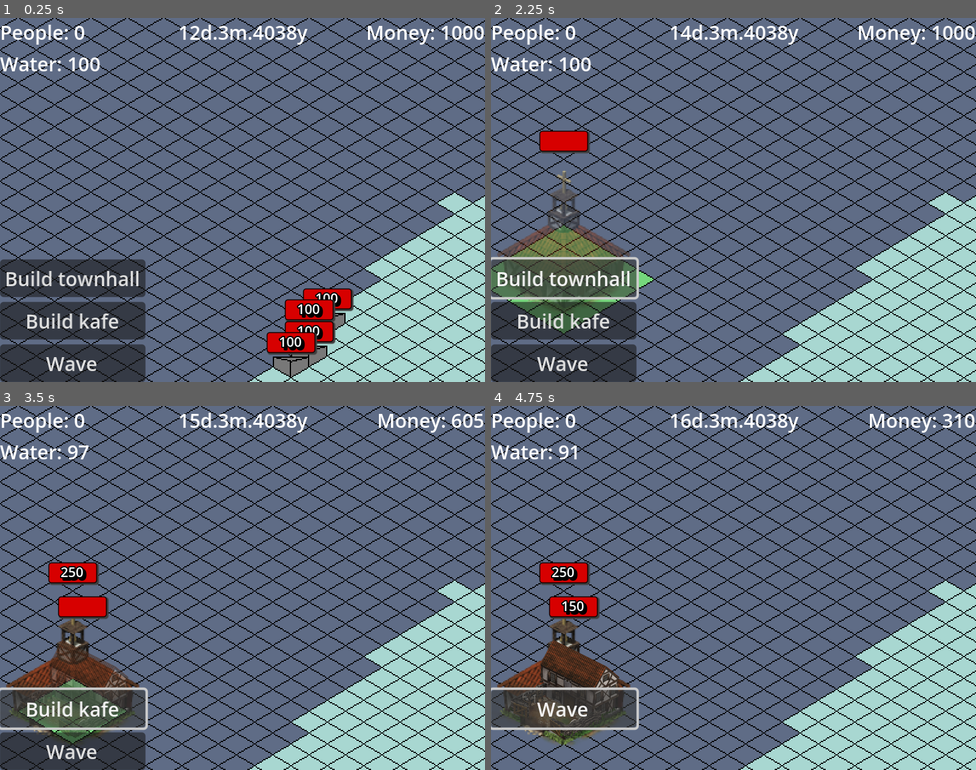
Above: before the commit, frames 1-4 (two rows, left to right).
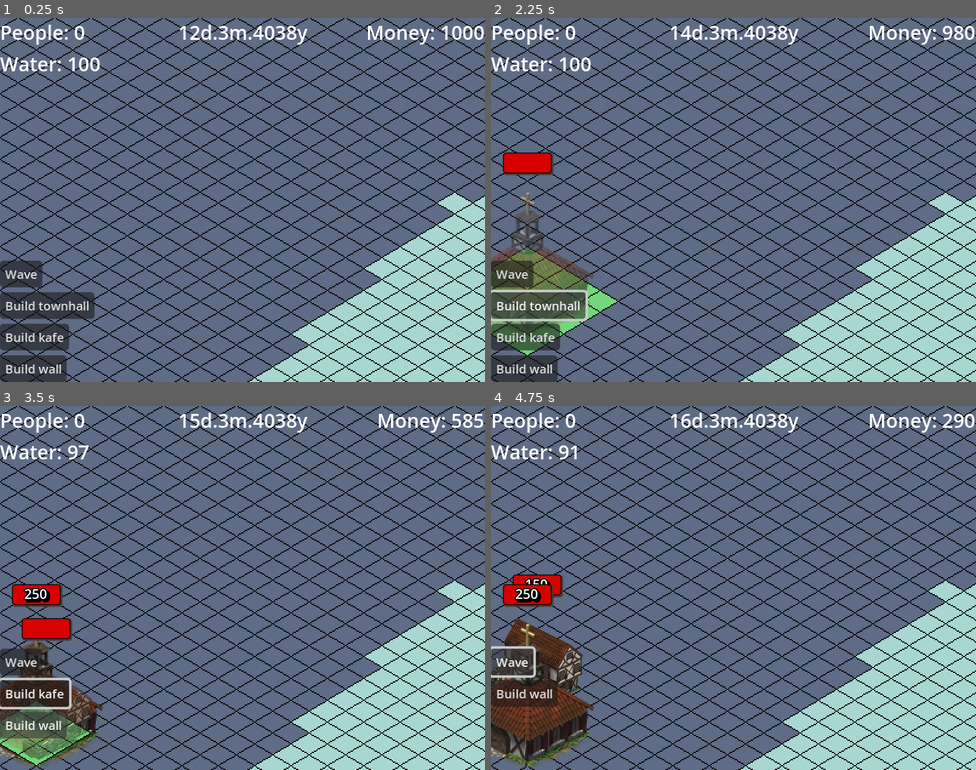
Above: after the commit, the same moments.

Repository: BurntRobot/artifical_heart_at_the_water-s_edge
Game: Godot game, scene res://world.tscn
Two runs of this game, one before a commit and one after it. Both use one fixed random seed, a clock stepped at 60 frames per second and the inputs below.
Inputs (mouse positions are in pixels of both pictures, inside the frame that each line leads up to):
- Up to frame 1 (0.25 s): no input
- Up to frame 2 (2.25 s): click "Wave" at 0.5 s; click (524, 367) at 1.25 s, where only the run after the commit has a clickable "Build wall"; click "Build townhall" at 2 s
- Up to frame 3 (3.5 s): click "Build kafe" at 2.75 s
- Up to frame 4 (4.75 s): click "Build kafe" at 3.5 s; click "Wave" at 4.25 s

The runs differ from the first frame. In frame 1, 9.0% of the frame differs, in the area x 0-73%, y 66-100%; in frame 2, 12%, in the area x 0-100%, y 2-100%; in frame 3, 11%; in frame 4, 9.9%.

Commit message:
Fixed a bug with building placement.
Added water gor buildings.

Diff:
--- a/Buildings/building.gd
+++ b/Buildings/building.gd
@@ -8,6 +8,9 @@
 @onready var health_bar: ProgressBar = $HealthBar
 @onready var health_label: Label = $HealthBar/Label
 @onready var area_2d: Area2D = $Area2D
+@onready var water_label: Label = $InfoPanel/MarginContainer/VBoxContainer/WaterLabel
+@onready var info_panel: PanelContainer = $InfoPanel
+@onready var label: Label = $InfoPanel/MarginContainer/VBoxContainer/Label
 
 @export var water_in_day = 1
 @export var building_cost: int = 400
@@ -15,6 +18,7 @@
 @export var health: int = 250
 var current_health: int
 
+var is_working = true
 
 var rotated: bool = false
 var can_build: bool = true
@@ -23,6 +27,9 @@
 signal _on_check_free_water(_tile_map: Array[Vector2i])
 signal built
 
+const tile_size: Vector2 = Vector2(30, 18)
+const tile_size_2: Vector2 = Vector2(15, 9)
+
 func _ready() -> void:
 	CityResources._on_next_day.connect(_next_day)
 	CityResources._on_next_month.connect(_next_month)
@@ -30,11 +37,15 @@
 	health_bar.max_value = health
 	current_health = health
 	health_bar.value = current_health
+	label.text = self.name
 
 func _physics_process(_delta: float) -> void:
 	if not is_built:
-		if position != get_global_mouse_position().snapped(Vector2(30, 18)):
-			position = get_global_mouse_position().snapped(Vector2(30, 18))
+		var near_position = snap_iso(get_global_mouse_position(), tile_size)
+		if position != near_position:
+			position = near_position
+		#if position != get_global_mouse_position().snapped(tile_size):
+		#	position = get_global_mouse_position().snapped(tile_size)
 		if CityResources.money - building_cost < 0 or CityResources.water < water_in_day:
 			sprite.self_modulate = Color('ff000089')
 			base._set_all_tiles_to_red()
@@ -54,6 +65,14 @@
 		if current_health <= 0:
 			queue_free()
 
+func snap_iso(pos: Vector2, tile_size_var: Vector2) -> Vector2:
+	var half_tile_size: Vector2 = tile_size_var * 0.5
+
+	var grid_x: float = round((pos.x / half_tile_size.x + pos.y / half_tile_size.y) * 0.5)
+	var grid_y: float = round((pos.y / half_tile_size.y - pos.x / half_tile_size.x) * 0.5)
+
+	return Vector2(grid_x-grid_y, grid_x+grid_y) * half_tile_size
+
 func _input(event: InputEvent) -> void:
 	if not is_built:
 		if event.is_action_pressed("rotate"):
@@ -62,6 +81,7 @@
 			if CityResources.money - building_cost >= 0 and can_build:
 				_build()
 				built.emit()
+				water_label.text = "Water per day: " + str(water_in_day)
 			else:
 				animation_player.play("cant_build")
 
@@ -81,12 +101,22 @@
 		area_2d.input_pickable = true
 	if is_built:
 		if CityResources.water >= water_in_day:
+			is_working = true
+			$Sprite.self_modulate = Color(1.0, 1.0, 1.0, 1.0)
 			CityResources.water -= water_in_day
+			water_label.text = "Water per day: " + str(water_in_day)
 		else:
-			pass # if water down deactivate
+			is_working = false
+			$Sprite.self_modulate = Color(0.349, 0.349, 0.349, 1.0)
 func _next_month(): pass
 
 func set_red_places(_red_tiles: Array[Vector2i]):
 	can_build = false
 	for _tile in _red_tiles:
 		base.set_cell(_tile, 0, Vector2(3, 0))
+
+func _on_area_2d_mouse_entered() -> void:
+	info_panel.show()
+
+func _on_area_2d_mouse_exited() -> void:
+	info_panel.hide()
--- a/Buildings/building.tscn
+++ b/Buildings/building.tscn
@@ -47,6 +47,22 @@
 "values": [Color(1, 0, 0, 0.5372549), Color(18.892157, 0, 0, 0.78431374), Color(1, 0, 0, 0.5372549)]
 }
 
+[sub_resource type="Animation" id="Animation_68qpb"]
+resource_name = "not_working"
+length = 0.2
+tracks/0/type = "value"
+tracks/0/imported = false
+tracks/0/enabled = true
+tracks/0/path = NodePath("Sprite:self_modulate")
+tracks/0/interp = 1
+tracks/0/loop_wrap = true
+tracks/0/keys = {
+"times": PackedFloat32Array(0, 0.16666667),
+"transitions": PackedFloat32Array(1, 1),
+"update": 0,
+"values": [Color(1, 1, 1, 1), Color(0.34901962, 0.34901962, 0.34901962, 1)]
+}
+
 [sub_resource type="Animation" id="Animation_hr4wu"]
 resource_name = "start_building"
 length = 0.2
@@ -76,11 +92,29 @@
 "values": [Color(1, 1, 1, 0.5372549), Color(1, 1, 1, 1)]
 }
 
+[sub_resource type="Animation" id="Animation_cmri4"]
+resource_name = "started_working"
+length = 0.2
+tracks/0/type = "value"
+tracks/0/imported = false
+tracks/0/enabled = true
+tracks/0/path = NodePath("Sprite:self_modulate")
+tracks/0/interp = 1
+tracks/0/loop_wrap = true
+tracks/0/keys = {
+"times": PackedFloat32Array(0, 0.16666667),
+"transitions": PackedFloat32Array(1, 1),
+"update": 0,
+"values": [Color(0.35, 0.35, 0.35, 1), Color(1, 1, 1, 1)]
+}
+
 [sub_resource type="AnimationLibrary" id="AnimationLibrary_xt25x"]
 _data = {
 &"RESET": SubResource("Animation_xt25x"),
 &"cant_build": SubResource("Animation_iorng"),
-&"start_building": SubResource("Animation_hr4wu")
+&"not_working": SubResource("Animation_68qpb"),
+&"start_building": SubResource("Animation_hr4wu"),
+&"started_working": SubResource("Animation_cmri4")
 }
 
 [sub_resource type="StyleBoxFlat" id="StyleBoxFlat_hr4wu"]
@@ -121,6 +155,9 @@
 shadow_color = Color(0, 0, 0, 1)
 shadow_offset = Vector2(2, 2)
 
+[sub_resource type="LabelSettings" id="LabelSettings_xt25x"]
+font_size = 12
+
 [node name="Building" type="Node2D"]
 script = ExtResource("1_282m8")
 
@@ -160,4 +197,37 @@
 [node name="Area2D" type="Area2D" parent="."]
 input_pickable = false
 
-[node name="CollisionShape2D" type="CollisionShape2D" parent="Area2D"]
+[node name="CollisionShape2D" type="CollisionPolygon2D" parent="Area2D"]
+
+[node name="BaseArea" type="Area2D" parent="."]
+
+[node name="CollisionPolygon2D" type="CollisionPolygon2D" parent="BaseArea"]
+
+[node name="InfoPanel" type="PanelContainer" parent="."]
+visible = false
+offset_right = 96.0
+offset_bottom = 42.0
+theme_override_styles/panel = SubResource("StyleBoxFlat_hr4wu")
+
+[node name="MarginContainer" type="MarginContainer" parent="InfoPanel"]
+layout_mode = 2
+theme_override_constants/margin_left = 4
+theme_override_constants/margin_right = 4
+theme_override_constants/margin_bottom = 4
+
+[node name="VBoxContainer" type="VBoxContainer" parent="InfoPanel/MarginContainer"]
+layout_mode = 2
+theme_override_constants/separation = -4
+
+[node name="Label" type="Label" parent="InfoPanel/MarginContainer/VBoxContainer"]
+layout_mode = 2
+text = "111"
+horizontal_alignment = 1
+
+[node name="WaterLabel" type="Label" parent="InfoPanel/MarginContainer/VBoxContainer"]
+layout_mode = 2
+text = "Water per day:"
+label_settings = SubResource("LabelSettings_xt25x")
+
+[connection signal="mouse_entered" from="Area2D" to="." method="_on_area_2d_mouse_entered"]
+[connection signal="mouse_exited" from="Area2D" to="." method="_on_area_2d_mouse_exited"]
--- a/Buildings/kafe.gd
+++ b/Buildings/kafe.gd
@@ -20,7 +20,7 @@
 func _on_area_2d_input_event(_viewport: Node, event: InputEvent, _shape_idx: int) -> void:
 	if not is_built:
 		pass
-	elif is_built and not is_deactivated:
+	elif is_built and not is_deactivated and is_working:
 		if event.is_action_pressed("build"):
 			_on_click.emit()
 
--- a/Buildings/kafe.tscn
+++ b/Buildings/kafe.tscn
@@ -1,11 +1,8 @@
-[gd_scene load_steps=5 format=4 uid="uid://dncsh5vk6ho6w"]
+[gd_scene load_steps=4 format=4 uid="uid://dncsh5vk6ho6w"]
 
 [ext_resource type="PackedScene" uid="uid://cyqa3xdmnxit8" path="res://Buildings/building.tscn" id="1_tqoex"]
 [ext_resource type="Texture2D" uid="uid://dxawsqfait5iy" path="res://Buildings/barracks/renders/idle/45/000.png" id="2_8hs10"]
 [ext_resource type="Script" uid="uid://cahhpgukdsyca" path="res://Buildings/kafe.gd" id="2_0680k"]
-
-[sub_resource type="RectangleShape2D" id="RectangleShape2D_0680k"]
-size = Vector2(75, 64)
 
 [node name="Kafe" instance=ExtResource("1_tqoex")]
 script = ExtResource("2_0680k")
@@ -29,12 +26,21 @@
 
 [node name="CollisionShape2D" parent="Area2D" index="0"]
 position = Vector2(1.5, -15)
-shape = SubResource("RectangleShape2D_0680k")
+polygon = PackedVector2Array(-1.5, 42, -46.5, 15, -45.5, 5, -20.5, -8, -20.5, -24, -10.5, -44, 33.5, -22, 43.5, -14, 43.5, 2, 39.5, 4, 39.5, 13, 42.5, 15)
 
 [node name="CountdownLabel" type="Label" parent="." index="7"]
-offset_left = 35.0
-offset_top = -59.0
-offset_right = 75.0
-offset_bottom = -36.0
+offset_left = -44.0
+offset_top = -62.0
+offset_right = -4.0
+offset_bottom = -39.0
+
+[node name="CollisionPolygon2D" parent="BaseArea" index="0"]
+polygon = PackedVector2Array(0, 26, -45, 0, 0, -28, 44, -1)
+
+[node name="InfoPanel" parent="." index="9"]
+offset_left = 30.0
+offset_top = -86.0
+offset_right = 126.0
+offset_bottom = -44.0
 
 [connection signal="input_event" from="Area2D" to="." method="_on_area_2d_input_event"]
--- a/Buildings/town_hall.gd
+++ b/Buildings/town_hall.gd
@@ -3,5 +3,5 @@
 
 func _next_day():
 	super._next_day()
-	if is_built:
+	if is_built and is_working:
 		CityResources.money += 5 #TODO: *workers
--- a/Buildings/town_hall.tscn
+++ b/Buildings/town_hall.tscn
@@ -20,3 +20,22 @@
 offset_top = -123.0
 offset_right = 20.0
 offset_bottom = -106.0
+
+[node name="Area2D" parent="." index="6"]
+visible = false
+
+[node name="CollisionShape2D" parent="Area2D" index="0"]
+position = Vector2(-1.5, -25)
+polygon = PackedVector2Array(-47.5, 26, -47.5, 2, -11.5, -20, -10.5, -32, 1.5, -66, 13.5, -32, 13.5, -20, 54.5, 3, 50.5, 25, 1.5, 52)
+
+[node name="BaseArea" parent="." index="7"]
+visible = false
+
+[node name="CollisionPolygon2D" parent="BaseArea" index="0"]
+polygon = PackedVector2Array(0, 44, -75, -1, 0, -46, 75, -1)
+
+[node name="InfoPanel" parent="." index="8"]
+offset_left = 16.0
+offset_top = -91.0
+offset_right = 112.0
+offset_bottom = -49.0
--- a/Buildings/wall.gd
+++ b/Buildings/wall.gd
@@ -1,2 +1,9 @@
 extends Building
 class_name Wall
+
+
+func _on_area_2d_mouse_entered() -> void:
+	pass
+
+func _on_area_2d_mouse_exited() -> void:
+	pass
--- a/Buildings/wall.tscn
+++ b/Buildings/wall.tscn
@@ -1,19 +1,38 @@
-[gd_scene load_steps=3 format=3 uid="uid://b6lxut7b4p3of"]
+[gd_scene load_steps=4 format=3 uid="uid://b6lxut7b4p3of"]
 
 [ext_resource type="PackedScene" uid="uid://cyqa3xdmnxit8" path="res://Buildings/building.tscn" id="1_cr1d3"]
 [ext_resource type="Script" uid="uid://b68rkufov2exd" path="res://Buildings/wall.gd" id="2_iky6s"]
+[ext_resource type="Texture2D" uid="uid://1mpyq8qovkhu" path="res://Buildings/wall_sprite.png" id="3_q0wqe"]
 
 [node name="Wall" instance=ExtResource("1_cr1d3")]
 script = ExtResource("2_iky6s")
 water_in_day = 0
-building_cost = 200
+building_cost = 20
 health = 100
 
 [node name="Base" parent="." index="0"]
-tile_map_data = PackedByteArray(0, 0, 255, 255, 0, 0, 0, 0, 4, 0, 0, 0, 0, 0)
+tile_map_data = PackedByteArray(0, 0, 255, 255, 0, 0, 0, 0, 2, 0, 0, 0, 0, 0)
+
+[node name="Sprite" parent="." index="2"]
+position = Vector2(0, -5)
+texture = ExtResource("3_q0wqe")
+region_rect = Rect2(120, 0, 30, 18)
 
 [node name="HealthBar" parent="." index="5"]
+visible = false
 offset_left = -20.0
 offset_top = -29.0
 offset_right = 20.0
 offset_bottom = -12.0
+
+[node name="Area2D" parent="." index="6"]
+visible = false
+
+[node name="CollisionShape2D" parent="Area2D" index="0"]
+polygon = PackedVector2Array(-15, 0, -15, -9, 0, -17, 15, -9, 15, 0, 0, 9)
+
+[node name="BaseArea" parent="." index="7"]
+visible = false
+
+[node name="CollisionPolygon2D" parent="BaseArea" index="0"]
+polygon = PackedVector2Array(-15, 0, 0, 9, 15, 0, 0, -9)
--- a/Map/map.gd
+++ b/Map/map.gd
@@ -80,3 +80,7 @@
 	for child in get_children():
 		if child is Kafe and child.is_built:
 			child.deactivate_for_a_month()
+
+func _on_test_build_4_pressed() -> void:
+	var wall = buildings_scenes[2].instantiate()
+	add_child(wall)
--- a/world.tscn
+++ b/world.tscn
@@ -26,7 +26,7 @@
 [node name="Map" type="Node2D" parent="Game"]
 y_sort_enabled = true
 script = ExtResource("1_aqk2v")
-buildings_scenes = Array[PackedScene]([ExtResource("2_036b0"), ExtResource("3_wse8f")])
+buildings_scenes = Array[PackedScene]([ExtResource("2_036b0"), ExtResource("3_wse8f"), ExtResource("4_ioo17")])
 
 [node name="BaseMap" type="TileMapLayer" parent="Game/Map"]
 tile_map_data = PackedByteArray("AAAcAOD/AAAAAAAAAAAbAOH/AAAAAAAAAAAaAOL/AAAAAAAAAAAZAOP/AAAAAAAAAAAYAOT/AAAAAAAAAAAXAO …(47488 unchanged characters)…
@@ -36,22 +36,6 @@
 visible = false
 tile_map_data = PackedByteArray("AAAMAAkAAAADAAAAAAALAAkAAAADAAAAAAALAAoAAAADAAAAAAAMAAoAAAADAAAAAAAMAAsAAAADAAAAAAANAA …(736 unchanged characters)…
 tile_set = ExtResource("1_fj7yv")
-
-[node name="Wall" parent="Game/Map" instance=ExtResource("4_ioo17")]
-position = Vector2(240, 288)
-is_built = true
-
-[node name="Wall2" parent="Game/Map" instance=ExtResource("4_ioo17")]
-position = Vector2(255, 279)
-is_built = true
-
-[node name="Wall3" parent="Game/Map" instance=ExtResource("4_ioo17")]
-position = Vector2(255, 261)
-is_built = true
-
-[node name="Wall4" parent="Game/Map" instance=ExtResource("4_ioo17")]
-position = Vector2(270, 252)
-is_built = true
 
 [node name="PlayerCamera" type="Camera2D" parent="Game"]
 limit_left = 0
@@ -75,21 +59,37 @@
 anchors_preset = 2
 anchor_top = 1.0
 anchor_bottom = 1.0
-offset_top = -66.0
+offset_top = -100.0
 offset_right = 120.0
 grow_vertical = 0
 
+[node name="test_build3" type="Button" parent="GUI/VBoxContainer"]
+layout_mode = 2
+size_flags_horizontal = 0
+theme_override_font_sizes/font_size = 10
+text = "Wave"
+alignment = 0
+
 [node name="test_build" type="Button" parent="GUI/VBoxContainer"]
 layout_mode = 2
+size_flags_horizontal = 0
+theme_override_font_sizes/font_size = 10
 text = "Build townhall"
+alignment = 0
 
 [node name="test_build2" type="Button" parent="GUI/VBoxContainer"]
 layout_mode = 2
+size_flags_horizontal = 0
+theme_override_font_sizes/font_size = 10
 text = "Build kafe"
+alignment = 0
 
-[node name="test_build3" type="Button" parent="GUI/VBoxContainer"]
+[node name="test_build4" type="Button" parent="GUI/VBoxContainer"]
 layout_mode = 2
-text = "Wave"
+size_flags_horizontal = 0
+theme_override_font_sizes/font_size = 10
+text = "Build wall"
+alignment = 0
 
 [node name="MoneyLabel" type="Label" parent="GUI"]
 anchors_preset = 1
@@ -186,9 +186,10 @@
 [connection signal="_on_kafe_click" from="Game/Map" to="." method="_on_map__on_kafe_click"]
 [connection signal="kafe_built" from="Game/Map" to="." method="_on_map_kafe_built"]
 [connection signal="town_hall_built" from="Game/Map" to="." method="_on_map_town_hall_built"]
+[connection signal="pressed" from="GUI/VBoxContainer/test_build3" to="Game/Map" method="_on_test_build_3_pressed"]
 [connection signal="pressed" from="GUI/VBoxContainer/test_build" to="Game/Map" method="_on_test_build_pressed"]
 [connection signal="pressed" from="GUI/VBoxContainer/test_build2" to="Game/Map" method="_on_test_build_2_pressed"]
-[connection signal="pressed" from="GUI/VBoxContainer/test_build3" to="Game/Map" method="_on_test_build_3_pressed"]
+[connection signal="pressed" from="GUI/VBoxContainer/test_build4" to="Game/Map" method="_on_test_build_4_pressed"]
 [connection signal="_on_choise" from="GUI/KafeMenu" to="." method="_on_kafe_menu__on_choise"]
 [connection signal="_on_walls_reinforced" from="GUI/KafeMenu" to="." method="_on_kafe_menu__on_walls_reinforced"]
 [connection signal="pressed" from="GUI/KafeMenu/PanelContainer/VBoxContainer/Button4" to="GUI/KafeMenu" method="_on_button_4_pressed"]
Not shown: 1 places in Buildings/building.tscn that only renumber resources
Binary file added: Buildings/wall_sprite.png
Not shown, added: Buildings/wall_sprite.png.import
Not shown, added: Buildings/wall_sprite.png~
